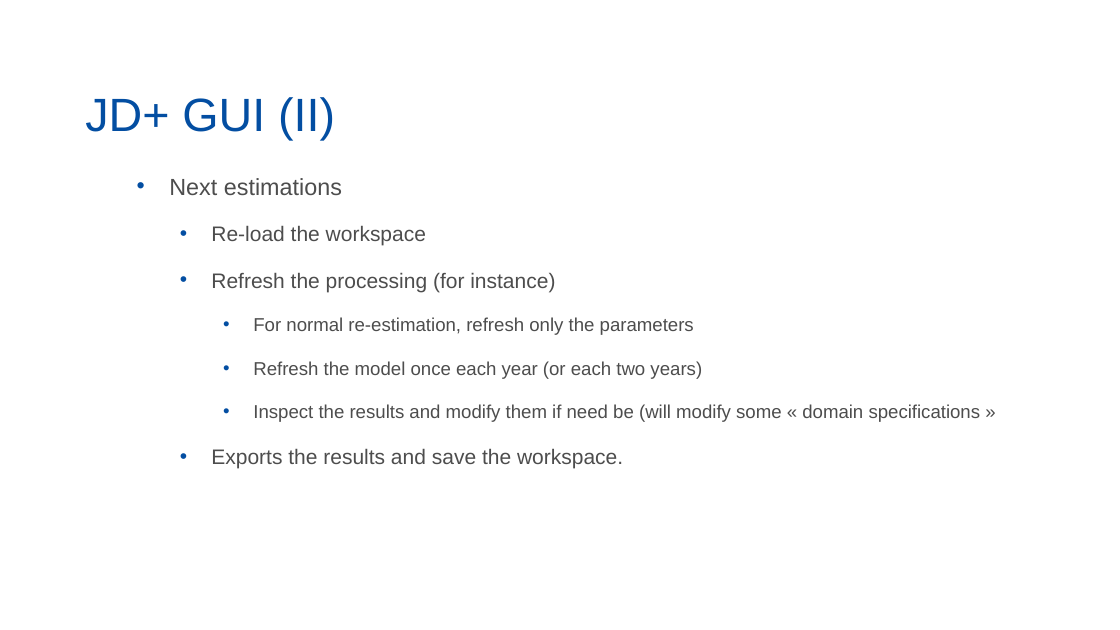
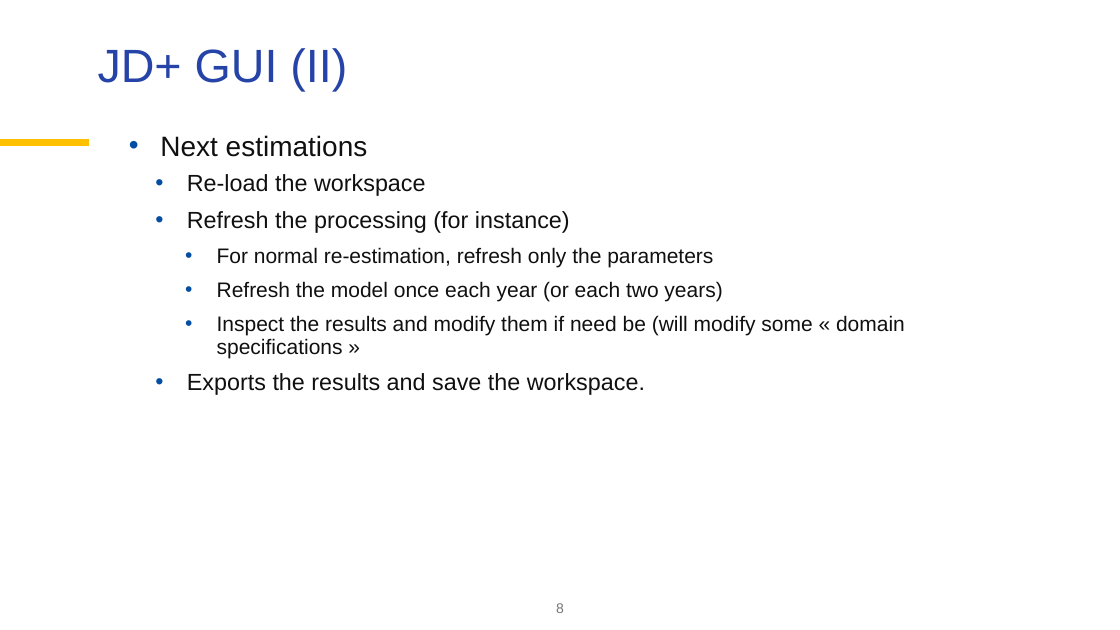
Before and after one commit to palatej/ESTP2026, a slide deck: slide 8 of 4 Routine SA processing.pptx. Drawn at 1120x630 pixels with LibreOffice and Linux fonts; fonts in the diff are those of the drawing; background and template pictures are left out. Boxes give left, top, right and bottom in pixels: in the first picture for what was removed or moved away, otherwise in the second. Text is boxed around its words. In the diff, an @@ line names an element or a change of style, - is before the commit and + after.

```diff
--- a/4 Routine SA processing.pptx
+++ b/4 Routine SA processing.pptx
@@ title "JD+ GUI (II)": place and size @@
-title "JD+ GUI (II)" at bbox=[85, 97, 335, 141]
+title "JD+ GUI (II)" at bbox=[98, 48, 347, 91]
@@ title "JD+ GUI (II)" at bbox=[98, 48, 347, 91]: text colour #034EA2 to #2644A7; vertical alignment bottom to top @@
@@ line added from (0, 143) to (89, 143), #FFC000 6 pt @@
@@ text "Next estimations": place and size @@
-text "Next estimations" at bbox=[169, 178, 981, 468]
+text "Next estimations" at bbox=[160, 135, 905, 395]
@@ text "Next estimations" at bbox=[160, 135, 905, 395]: size 20 to 24 pt in "Next estimations"; text colour #4D4D4D to #101010; size 18 to 20 pt in "Re-load the workspace", "Refresh the processing (for instance)", "Exports the results and save the workspace."; size 16 to 18 pt in "For normal re-estimation, refresh only the parameters", "Refresh the model once each year (or ...", "Inspect the results and modify them if ..."; indent changed; less space between paragraphs; line spacing 1 to 0.9 @@
@@ page number added at bbox=[556, 603, 564, 613], 12 pt, text #767676 @@
+8
```
Also in this commit, not shown: 8 other slides changed, 3 slides added, 2 slides removed, 2 other files.
